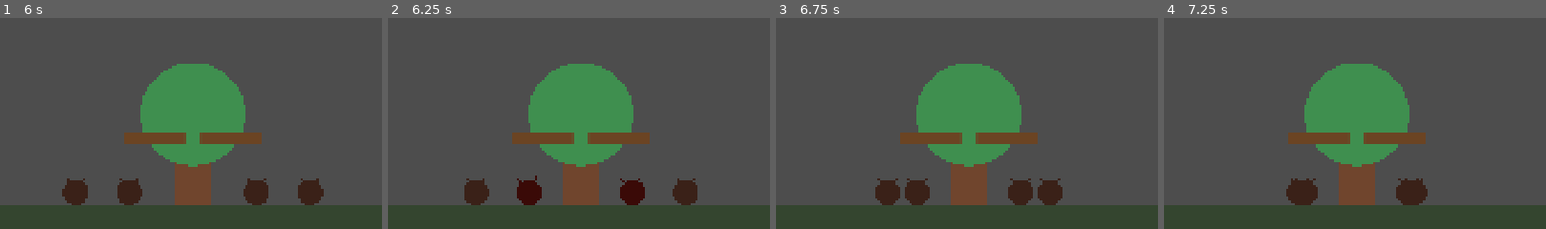
Above: before the commit, frames 1-4 (left to right).
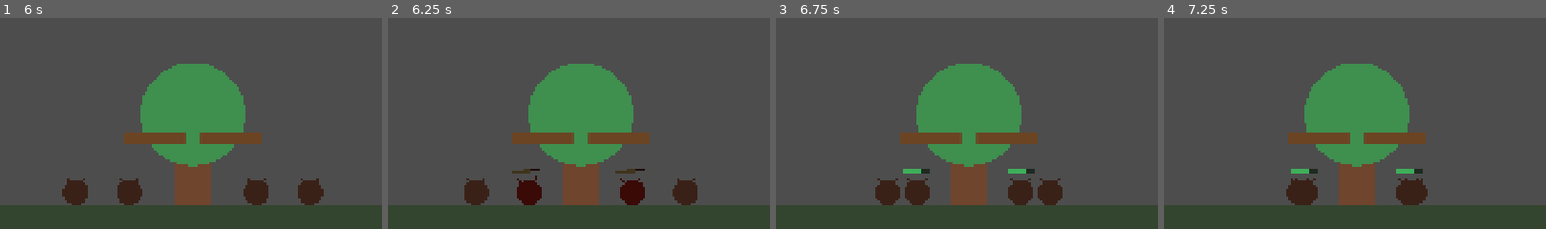
Above: after the commit, the same moments.

Repository: Triggggie/tree-guardian
Game: Godot game, scene res://scenes/main_world.tscn
Same seed, same stepped clock (60 frames per second), same inputs: the game is played once before the commit and once after it.
Inputs:
- Up to frame 1 (6 s): no input
- Up to frame 2 (6.25 s): no input
- Up to frame 3 (6.75 s): no input
- Up to frame 4 (7.25 s): no input
The pictures show only the part of the screen within x 25-75%, y 34-84%; the shares and areas given below are measured in that part.

Frame 1 is identical in both runs. In frame 2, 0.2% of the frame differs, in the area x 32-68%, y 71-74%; in frame 3, 0.3%, in the area x 33-68%, y 71-74%; in frame 4, 0.3%.

Commit message:
Add enemy health bars

Diff:
--- a/scenes/enemies/bark_beetle.tscn
+++ b/scenes/enemies/bark_beetle.tscn
@@ -1,6 +1,12 @@
 [gd_scene format=3 uid="uid://bq6epklbpqjum"]
 
 [ext_resource type="Script" uid="uid://dcr5grc0qqchi" path="res://scripts/bark_beetle.gd" id="1_oij6s"]
+
+[sub_resource type="StyleBoxFlat" id="StyleBoxFlat_wedkd"]
+bg_color = Color(0.12156863, 0.16470589, 0.13333334, 1)
+
+[sub_resource type="StyleBoxFlat" id="StyleBoxFlat_8jrii"]
+bg_color = Color(0.24705882, 0.68235296, 0.3529412, 1)
 
 [node name="BarkBeetle" type="CharacterBody2D" unique_id=1053252377]
 script = ExtResource("1_oij6s")
@@ -11,3 +17,14 @@
 
 [node name="AttackTimer" type="Timer" parent="." unique_id=1894351484]
 wait_time = 1.5
+
+[node name="HealthBar" type="ProgressBar" parent="." unique_id=1791347527]
+offset_left = -35.0
+offset_top = -58.0
+offset_right = 35.0
+offset_bottom = -50.0
+theme_override_styles/background = SubResource("StyleBoxFlat_wedkd")
+theme_override_styles/fill = SubResource("StyleBoxFlat_8jrii")
+max_value = 30.0
+value = 30.0
+show_percentage = false
--- a/scripts/bark_beetle.gd
+++ b/scripts/bark_beetle.gd
@@ -25,6 +25,7 @@
 @export var hit_shake_duration: float = 0.04
 
 @onready var attack_timer: Timer = $AttackTimer
+@onready var health_bar: ProgressBar = $HealthBar
 
 var current_health: float
 var target_tree: Node
@@ -45,6 +46,11 @@
 
 	attack_timer.wait_time = attack_cooldown
 	attack_timer.timeout.connect(_on_attack_timer_timeout)
+
+	health_bar.min_value = 0.0
+	health_bar.max_value = max_health
+	health_bar.value = current_health
+	health_bar.hide()
 
 
 func _physics_process(_delta: float) -> void:
@@ -115,7 +121,12 @@
 	if amount <= 0.0:
 		return
 
-	current_health -= amount
+	current_health = max(
+		current_health - amount,
+		0.0
+	)
+
+	update_health_bar()
 
 	print(
 		name,
@@ -132,6 +143,16 @@
 	play_hit_feedback()
 
 
+func update_health_bar() -> void:
+	health_bar.max_value = max_health
+	health_bar.value = current_health
+
+	if current_health < max_health:
+		health_bar.show()
+	else:
+		health_bar.hide()
+
+
 func play_hit_feedback() -> void:
 	if is_instance_valid(hit_tween):
 		hit_tween.kill()
@@ -144,7 +165,6 @@
 	)
 
 	hit_tween = create_tween()
-
 	hit_tween.set_parallel(true)
 
 	hit_tween.tween_property(
